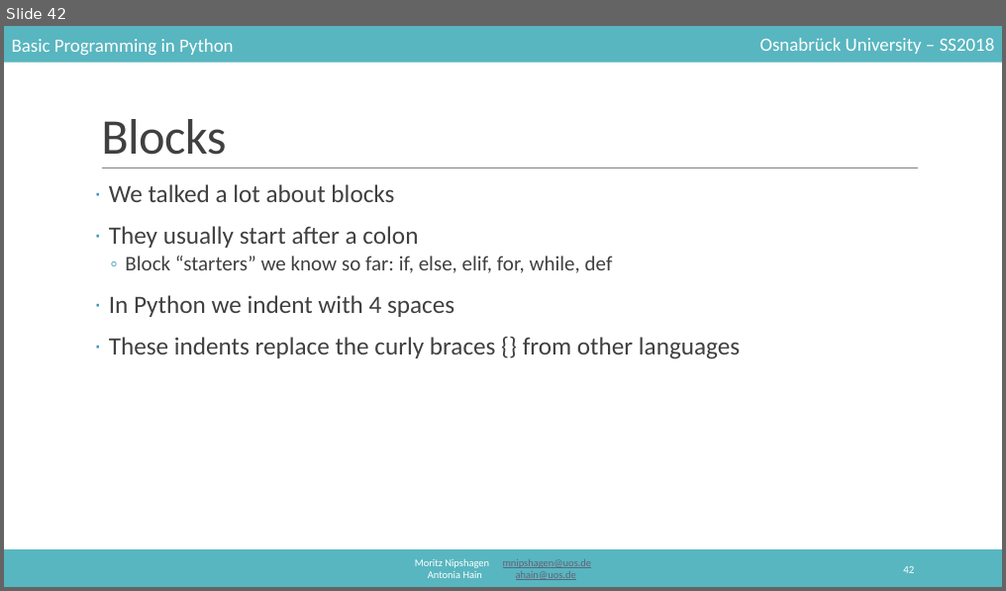
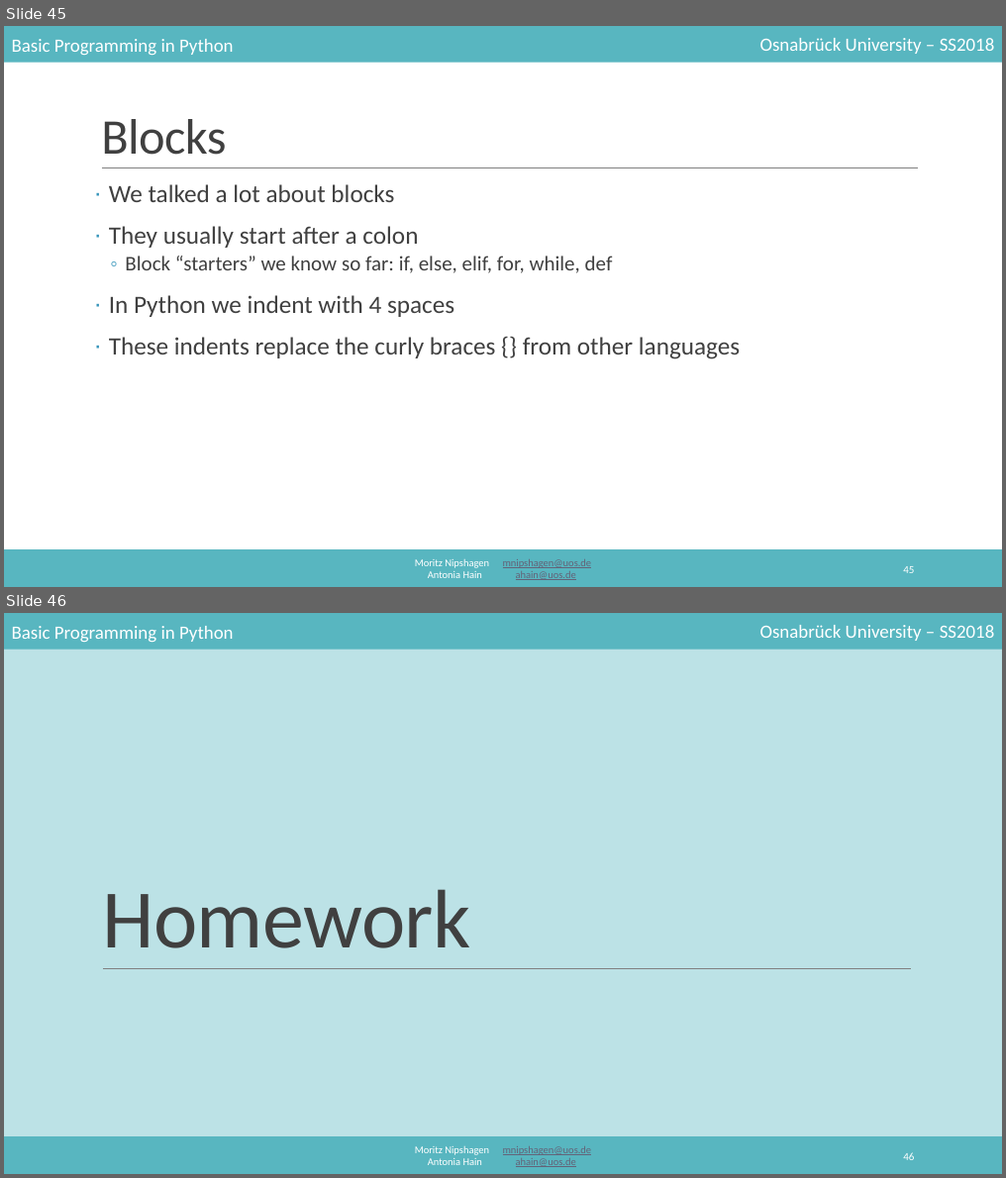
Before and after one commit to mnipshagen/monty, a slide deck: 2018/03/control_structures.pptx. Shown one above the other, each under a label of ours: slide 42 before the commit, slides 45 and 46 after it. The pictures are 1006x591 and 1006x1178 pixels, drawn with LibreOffice and Linux fonts; fonts in the diff are those of the drawing. Boxes give left, top, right and bottom in pixels: in the first picture for what was removed or moved away, otherwise in the second. Text is boxed around its words. In the diff, an @@ line names an element or a change of style, - is before the commit and + after.

```diff
--- a/2018/03/control_structures.pptx
+++ b/2018/03/control_structures.pptx
@@ slide 46 added at (4, 613, 1002, 1174), background #BCE2E6; not listed: 5 template elements that a slide beside it also shows @@
@@ title added at (102, 889, 470, 949), 80 pt, text #404040 @@
+Homework
@@ line added from (103, 968) to (912, 968), #808080 0.5 pt @@
@@ page number added at (903, 1153, 914, 1160), 10.5 pt, text #FFFFFF @@
+46
@@ what was slide 42 is now slide 45 @@
@@ page number at (903, 567, 914, 573): text changed @@
-42
+45
```
Also in this commit, not shown: 19 slides changed, 5 other slides added, 5 other files.
